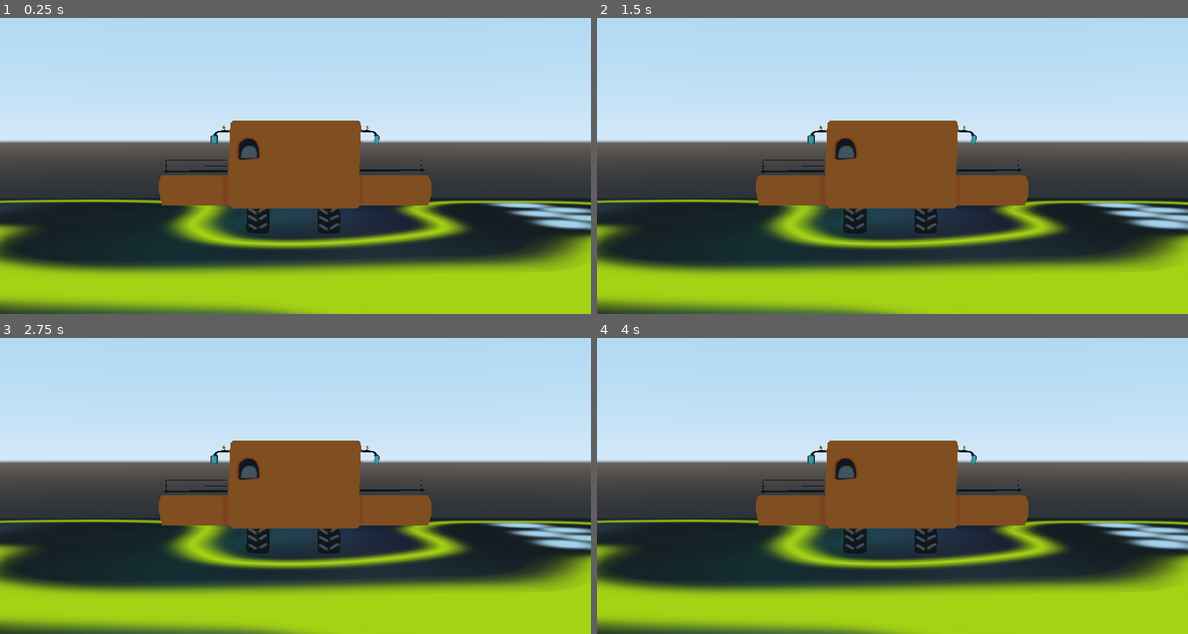
Above: before the commit, frames 1-4 (two rows, left to right).
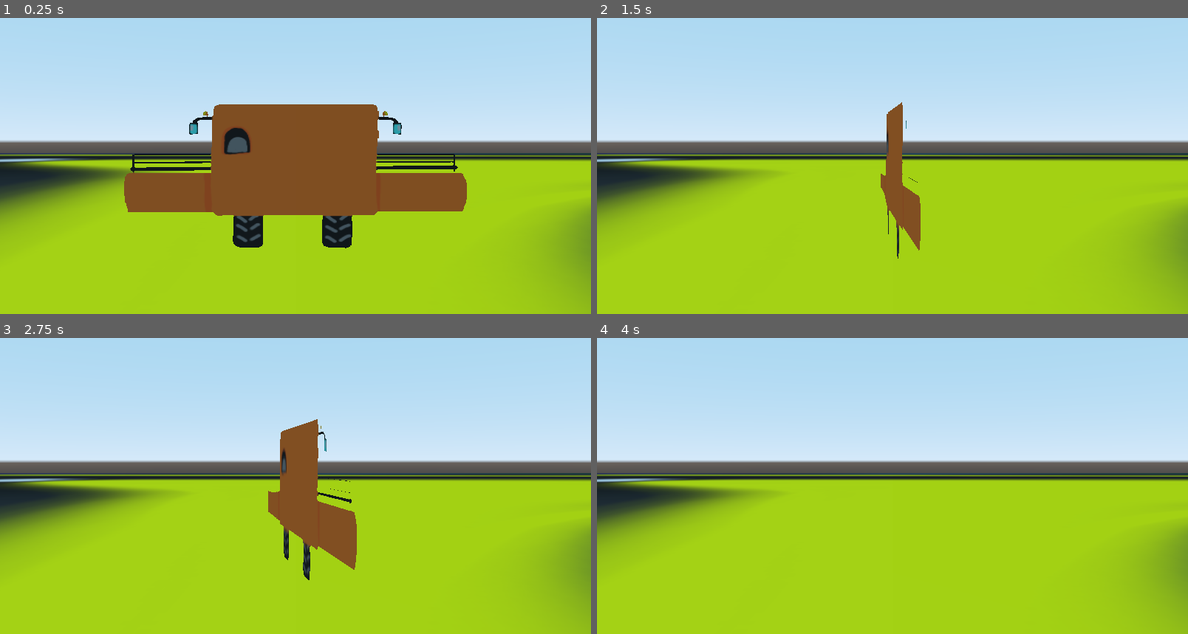
Above: after the commit, the same moments.

Repository: Timendus/ld52
Game: Godot game, scene res://main.tscn
Two runs of this game, one before a commit and one after it. Both use one fixed random seed, a clock stepped at 60 frames per second and the inputs below.
Inputs:
- Up to frame 1 (0.25 s): no input
- Up to frame 2 (1.5 s): hold Right (right) 0.53-1.28 s; hold Left (left) from 1.28 s (still down)
- Up to frame 3 (2.75 s): release Left (left) at 2.03 s; hold Right (right) from 2.03 s (still down)
- Up to frame 4 (4 s): release Right (right) at 2.78 s; hold Up (forward) 2.78-3.53 s; tap Enter at 3.5 s; hold Left (left) from 3.53 s (still down)

The runs differ from the first frame. In frame 1, 36% of the frame differs, in the area x 0-100%, y 29-100%; in frame 2, 42%; in frame 3, 41%; in frame 4, 43%, in the area x 0-100%, y 34-100%.

Commit message:
add player controls

Diff:
--- /dev/null
+++ b/Player.gd
@@ -0,0 +1,14 @@
+extends RigidBody
+
+func _ready():
+	pass # Replace with function body.
+
+
+func _process(delta):
+	if Input.is_action_pressed("forward"):
+		apply_central_impulse(global_transform.basis.x * 100 * delta)
+	var steering = (1 if Input.is_action_pressed("right") else 0) - (1 if Input.is_action_pressed("left") else 0)
+	apply_torque_impulse(Vector3(0, -1, 0) * steering * 0.01)
+
+func _process_physics(delta):
+	pass
--- a/main.tscn
+++ b/main.tscn
@@ -1,12 +1,8 @@
-[gd_scene load_steps=7 format=2]
+[gd_scene load_steps=10 format=2]
 
 [ext_resource path="res://assets/images/track1.png" type="Texture" id=1]
 [ext_resource path="res://assets/images/straight.png" type="Texture" id=2]
-
-[sub_resource type="PlaneMesh" id=1]
-
-[sub_resource type="SpatialMaterial" id=3]
-albedo_texture = ExtResource( 1 )
+[ext_resource path="res://Player.gd" type="Script" id=3]
 
 [sub_resource type="QuadMesh" id=2]
 
@@ -15,23 +11,49 @@
 params_alpha_scissor_threshold = 0.98
 albedo_texture = ExtResource( 2 )
 
+[sub_resource type="CapsuleShape" id=5]
+radius = 0.179654
+height = 0.340516
+
+[sub_resource type="PlaneMesh" id=1]
+
+[sub_resource type="SpatialMaterial" id=3]
+albedo_texture = ExtResource( 1 )
+
+[sub_resource type="BoxShape" id=6]
+extents = Vector3( 1, 0.01, 1 )
+
 [node name="Spatial" type="Spatial"]
 
 [node name="Camera" type="Camera" parent="."]
-transform = Transform( 1, 0, 0, 0, 1, 0, 0, 0, 1, 0, 0.5, 1.8673 )
+transform = Transform( -4.37114e-08, 0, -1, 0, 1, 0, 1, 0, -4.37114e-08, -1.1954, 0.290188, 0 )
 current = true
-fov = 33.9576
+fov = 41.6181
 
-[node name="MeshInstance" type="MeshInstance" parent="."]
-transform = Transform( 3.32791, 0, 0, 0, 1, 0, 0, 0, 3.10087, 0, 0, 0 )
+[node name="Player" type="RigidBody" parent="."]
+axis_lock_angular_x = true
+axis_lock_angular_z = true
+linear_damp = 10.0
+angular_damp = 10.0
+script = ExtResource( 3 )
+
+[node name="MeshInstance" type="MeshInstance" parent="Player"]
+transform = Transform( -4.37114e-08, 0, -1, 0, 0.74842, 0, 1, 0, -4.37114e-08, 0, 0.195406, 0 )
+mesh = SubResource( 2 )
+skeleton = NodePath("")
+material/0 = SubResource( 4 )
+
+[node name="CollisionShape" type="CollisionShape" parent="Player"]
+transform = Transform( 1, 0, 0, 0, -4.37114e-08, -1, 0, 1, -4.37114e-08, 0, 0.351932, 0 )
+shape = SubResource( 5 )
+
+[node name="Ground" type="StaticBody" parent="."]
+transform = Transform( 10, 0, 0, 0, 1, 0, 0, 0, 10, 0, 0, 0 )
+
+[node name="MeshInstance" type="MeshInstance" parent="Ground"]
 mesh = SubResource( 1 )
 skeleton = NodePath("")
 material/0 = SubResource( 3 )
 
-[node name="Player" type="Spatial" parent="."]
-
-[node name="MeshInstance" type="MeshInstance" parent="Player"]
-transform = Transform( 1, 0, 0, 0, 0.74842, 0, 0, 0, 1, -0.000984669, 0.386633, -0.00180268 )
-mesh = SubResource( 2 )
-skeleton = NodePath("")
-material/0 = SubResource( 4 )
+[node name="CollisionShape" type="CollisionShape" parent="Ground"]
+shape = SubResource( 6 )
